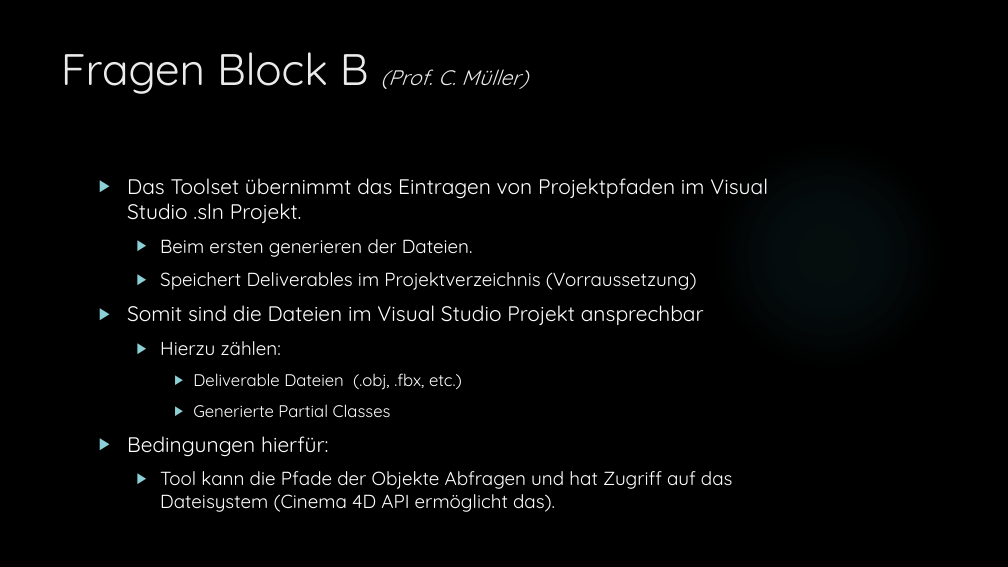
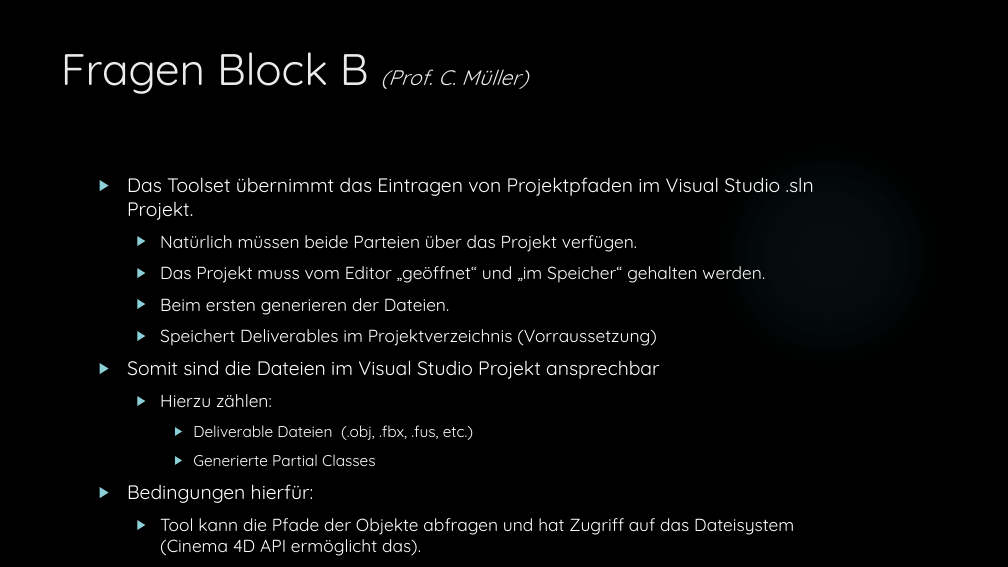
Before and after one commit to dNovel/MasterThesisWS1415, a slide deck: slide 41 of Disputation/Praesentation_DominikSteffen.pptx. Drawn at 1008x567 pixels with LibreOffice and Linux fonts; fonts in the diff are those of the drawing; background and template pictures are left out. Boxes give left, top, right and bottom in pixels: in the first picture for what was removed or moved away, otherwise in the second. Text is boxed around its words. In the diff, an @@ line names an element or a change of style, - is before the commit and + after.

```diff
--- a/Disputation/Praesentation_DominikSteffen.pptx
+++ b/Disputation/Praesentation_DominikSteffen.pptx
@@ text at (127,177,814,503): size 20 to 18.5 pt in "Das Toolset übernimmt das Eintragen von Projektpfaden ...", "Somit sind die Dateien im Visual Studio ...", "Bedingungen hierfür:"; size 18 to 16.6 pt in "Beim ersten generieren der Dateien.", "Speichert Deliverables im Projektverzeichnis (Vorraussetzung ...", "Hierzu zählen:"; size 16 to 14.8 pt in "Generierte Partial Classes" @@
@@ text at (160,235,765,283): paragraphs added @@
+  ▶ Natürlich müssen beide Parteien über das Projekt verfügen.
+  ▶ Das Projekt muss vom Editor „geöffnet“ und „im Speicher“ gehalten werden.
@@ text at (193,425,473,440): text changed; size 16 to 14.8 pt @@
-    ▶ Deliverable Dateien (.obj, .fbx, etc.)
+    ▶ Deliverable Dateien (.obj, .fbx, .fus, etc.)
@@ text at (160,518,794,556): text changed; size 18 to 16.6 pt @@
-  ▶ Tool kann die Pfade der Objekte Abfragen und hat Zugriff auf das Dateisystem (Cinema 4D API ermöglicht das).
+  ▶ Tool kann die Pfade der Objekte abfragen und hat Zugriff auf das Dateisystem (Cinema 4D API ermöglicht das).
```
Also in this commit, not shown: 27 other slides changed, 1 slide added, 1 slide removed, 1 other file.
